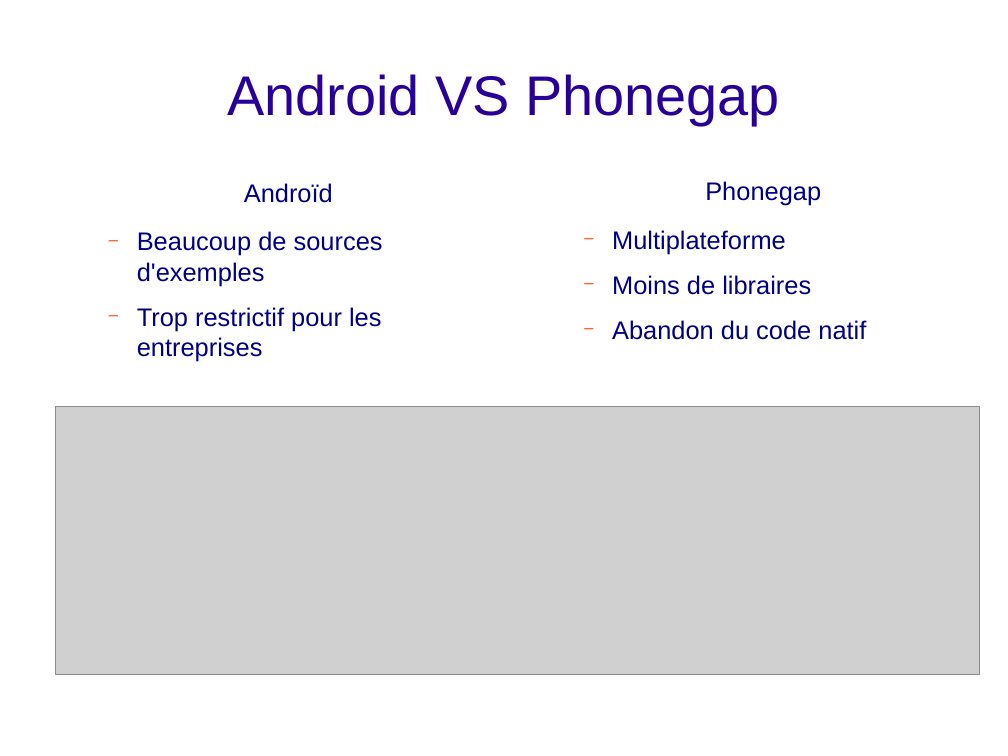
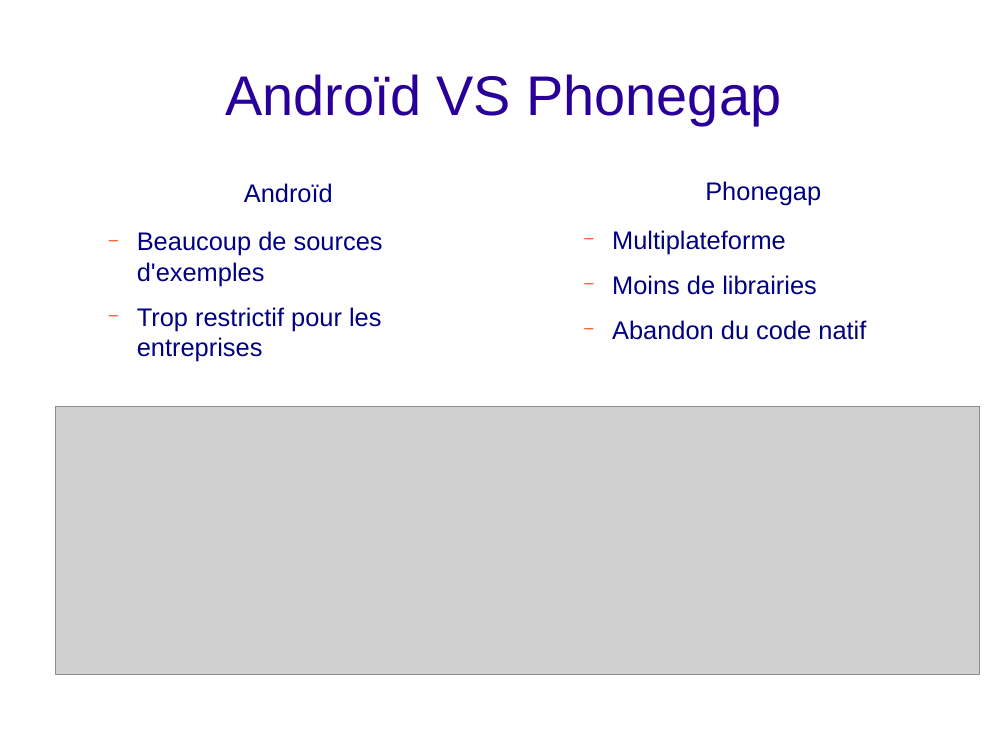
Before and after one commit to bigoud/e-cave, a slide deck: slide 6 of Presentation.odp (slide 5 before the commit). Drawn at 1008x756 pixels with LibreOffice and Linux fonts; fonts in the diff are those of the drawing; grey boxes stand for pictures; background and template pictures are left out. Boxes give left, top, right and bottom in pixels: in the first picture for what was removed or moved away, otherwise in the second. Text is boxed around its words. In the diff, an @@ line names an element or a change of style, - is before the commit and + after.

```diff
--- a/Presentation.odp
+++ b/Presentation.odp
@@ title at (226,74,782,125): text changed @@
-Android VS Phonegap
+Androïd VS Phonegap
@@ text at (612,275,817,295): text changed @@
-  − Moins de libraires
+  − Moins de librairies
```
Also in this commit, not shown: 11 other slides changed, 1 slide added, 1 other file.
